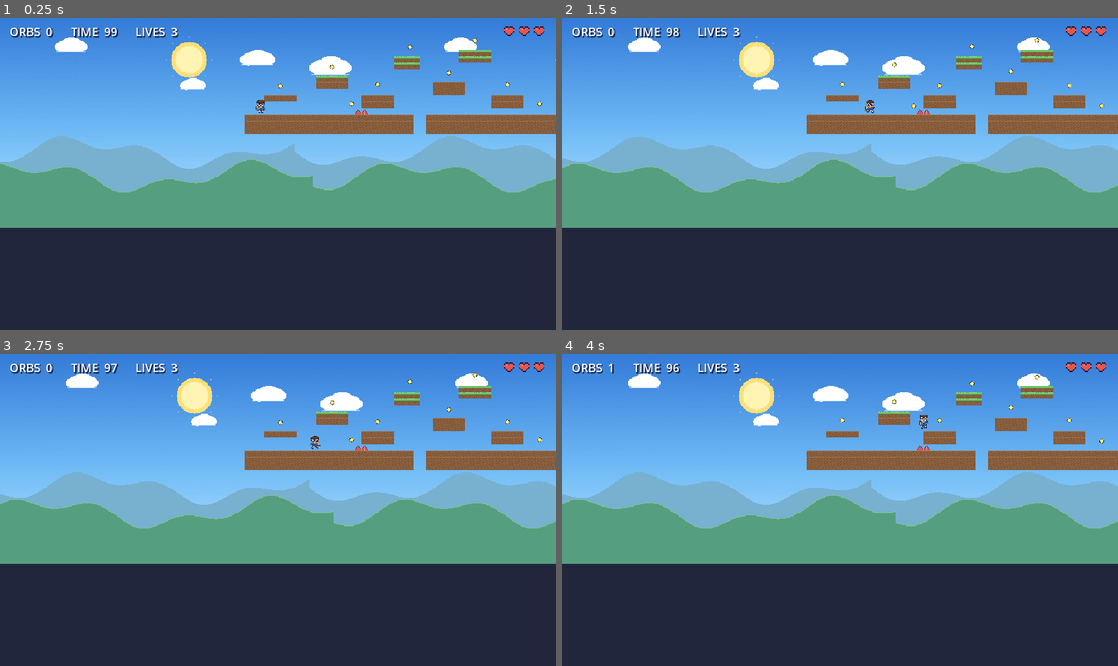
Above: before the commit, frames 1-4 (two rows, left to right).
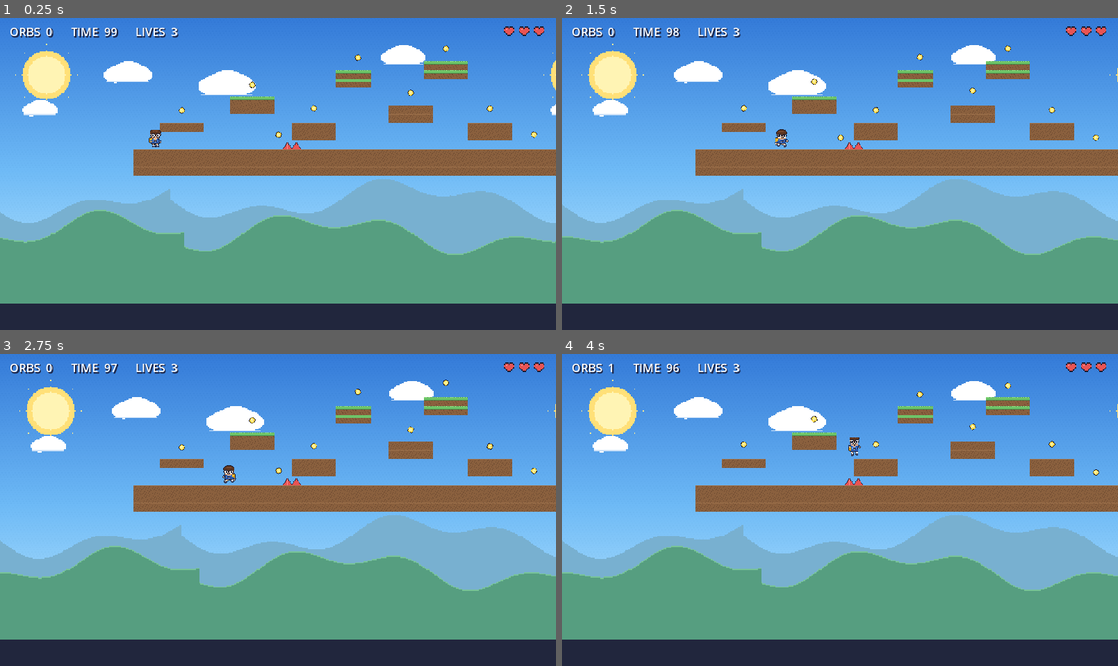
Above: after the commit, the same moments.

Repository: tred13/criteria-
Game: Godot game, scene res://Main.tscn
Two runs of this game, one before a commit and one after it. Both use one fixed random seed, a clock stepped at 60 frames per second and the inputs below.
Inputs:
- Up to frame 1 (0.25 s): no input
- Up to frame 2 (1.5 s): tap Enter at 0.5 s; hold Right from 0.53 s (still down); tap R at 0.6, 1.35 s; tap Space at 0.77 s
- Up to frame 3 (2.75 s): tap Space at 1.52 s; release Right at 2.03 s; hold Left from 2.03 s (still down); tap R at 2.1 s
- Up to frame 4 (4 s): release Left at 2.78 s; hold Right from 2.78 s (still down); tap R at 2.85, 3.6 s; tap Space at 3.02, 3.77 s

The runs differ from the first frame. In frame 1, 60% of the frame differs, in the area x 0-100%, y 6-92%; in frame 2, 60%; in frame 3, 60%; in frame 4, 60%.

Commit message:
Rayleigh Run: continuous ground (no pit), camera zoom fits the level height exactly

Diff:
--- a/godot/game/scripts/Game.gd
+++ b/godot/game/scripts/Game.gd
@@ -10,6 +10,7 @@
 # ============================================================
 
 const TILE := 16
+const ZOOM := 0.95
 const GRAVITY := 900.0
 const RUN_SPEED := 132.0
 const JUMP_V := -380.0
@@ -54,9 +55,9 @@
 "...=====..........=====...............=====.....",
 "..P.............o.=====...............=====..o..",
 ".................^^.............................",
-"##########################..####################",
-"##########################..####################",
-"##########################..####################",
+"################################################",
+"################################################",
+"################################################",
 ]
 
 var width := 48
@@ -349,11 +350,11 @@
 func _follow_camera() -> void:
 	if cam == null or player == null:
 		return
-	cam.zoom = Vector2(0.7, 0.7)
-	var half := Vector2(480 / 0.7, 270 / 0.7)
+	cam.zoom = Vector2(ZOOM, ZOOM)
+	var half := Vector2(480 / ZOOM, 270 / ZOOM)
 	var want := Vector2(
 		clamp(player.position.x + 30 * facing, half.x, width * TILE - half.x),
-		clamp(player.position.y - 30, half.y, height * TILE - half.y))
+		height * TILE - half.y)
 	cam.position = cam.position.lerp(want, 0.1)
 
 
